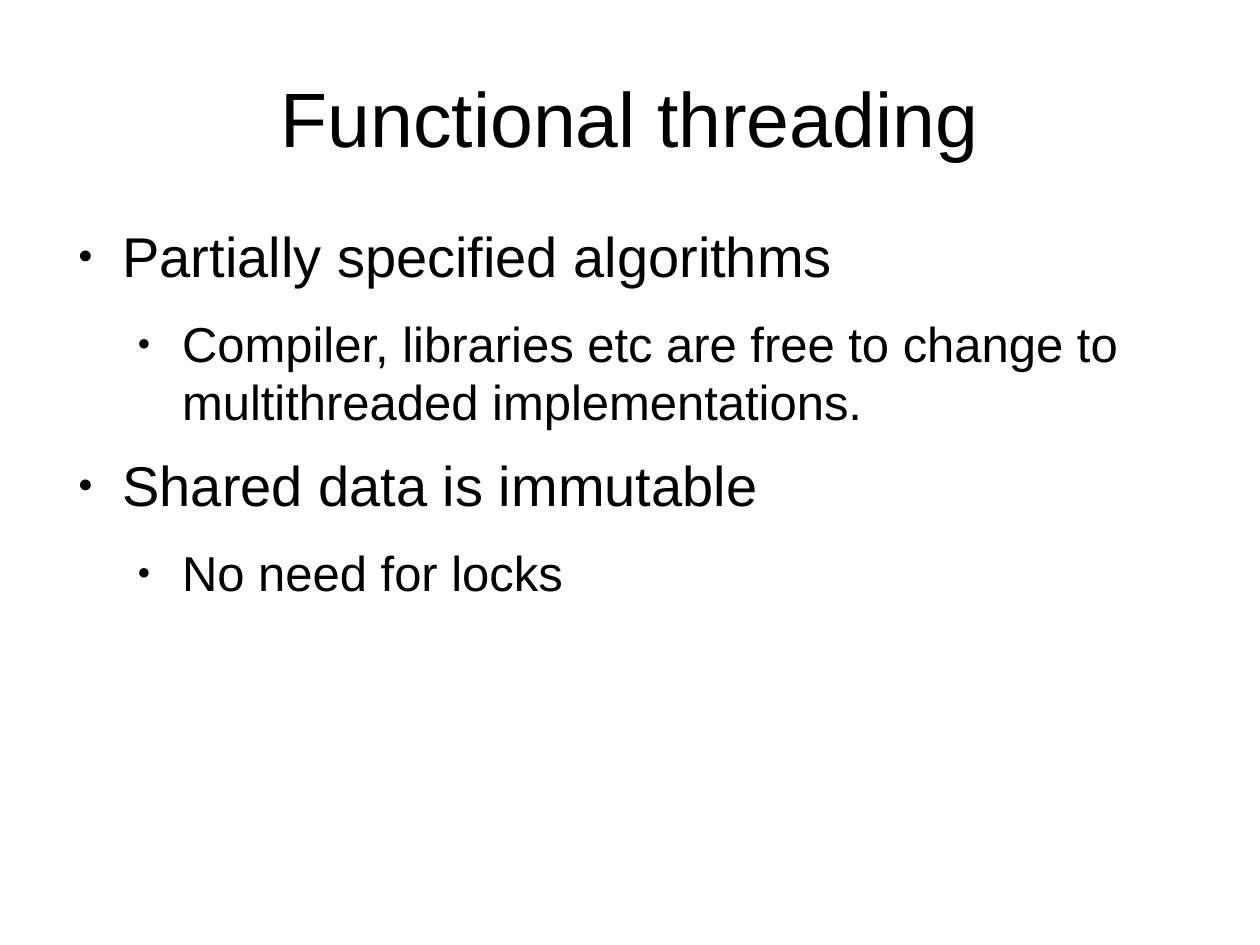
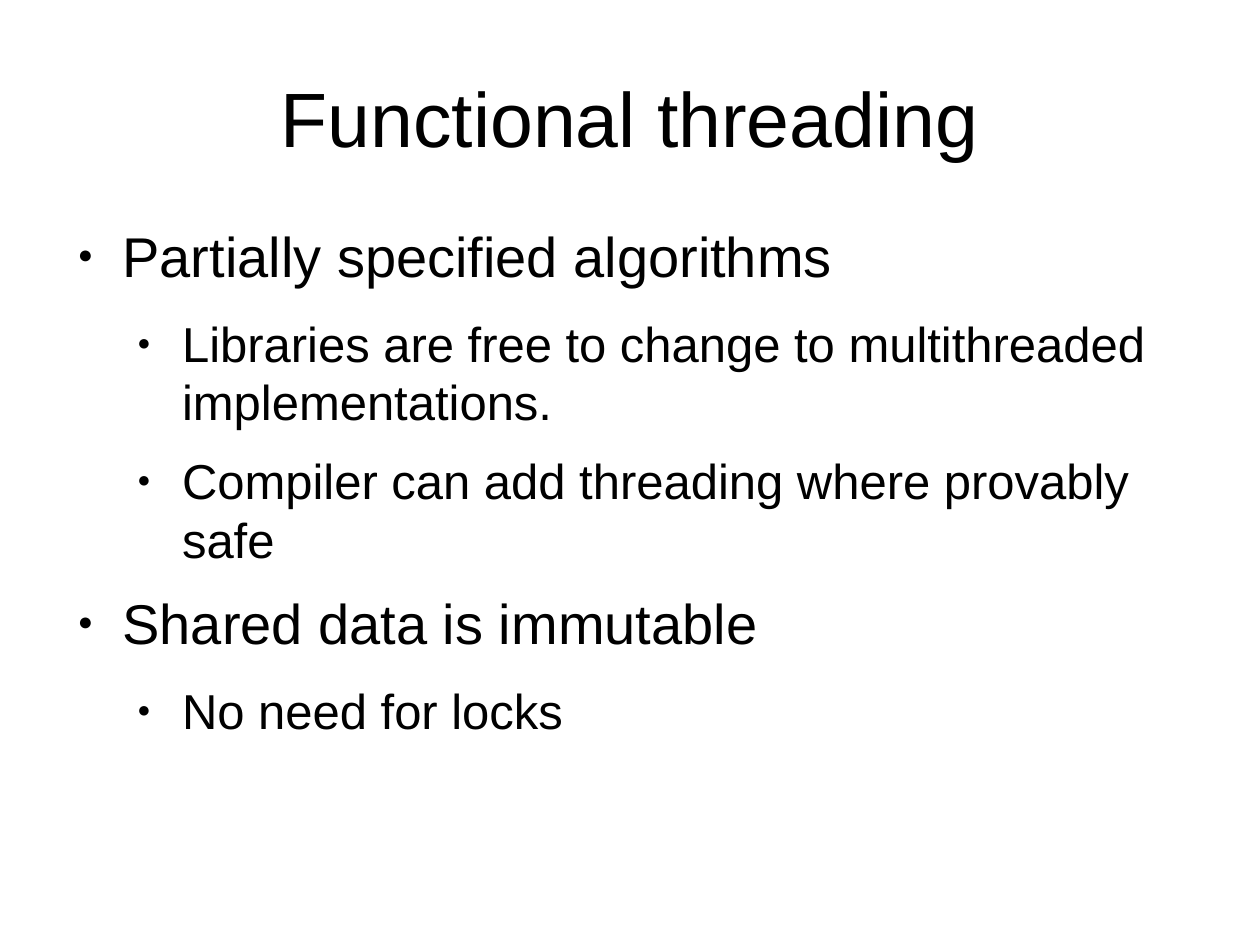
Before and after one commit to mlidbom/FSharpElevate, a slide deck: slide 10 of FSharp2.pptx (slide 7 before the commit). Drawn at 1260x945 pixels with LibreOffice and Linux fonts; fonts in the diff are those of the drawing. Boxes give left, top, right and bottom in pixels: in the first picture for what was removed or moved away, otherwise in the second. Text is boxed around its words. In the diff, an @@ line names an element or a change of style, - is before the commit and + after.

```diff
--- a/FSharp2.pptx
+++ b/FSharp2.pptx
@@ text at bbox=[182, 326, 1146, 559]: text changed @@
-  ● Compiler, libraries etc are free to change to multithreaded implementations.
+  ● Libraries are free to change to multithreaded implementations.
+  ● Compiler can add threading where provably safe
```
Also in this commit, not shown: 10 other slides changed, 4 slides added, 2 slides removed.
